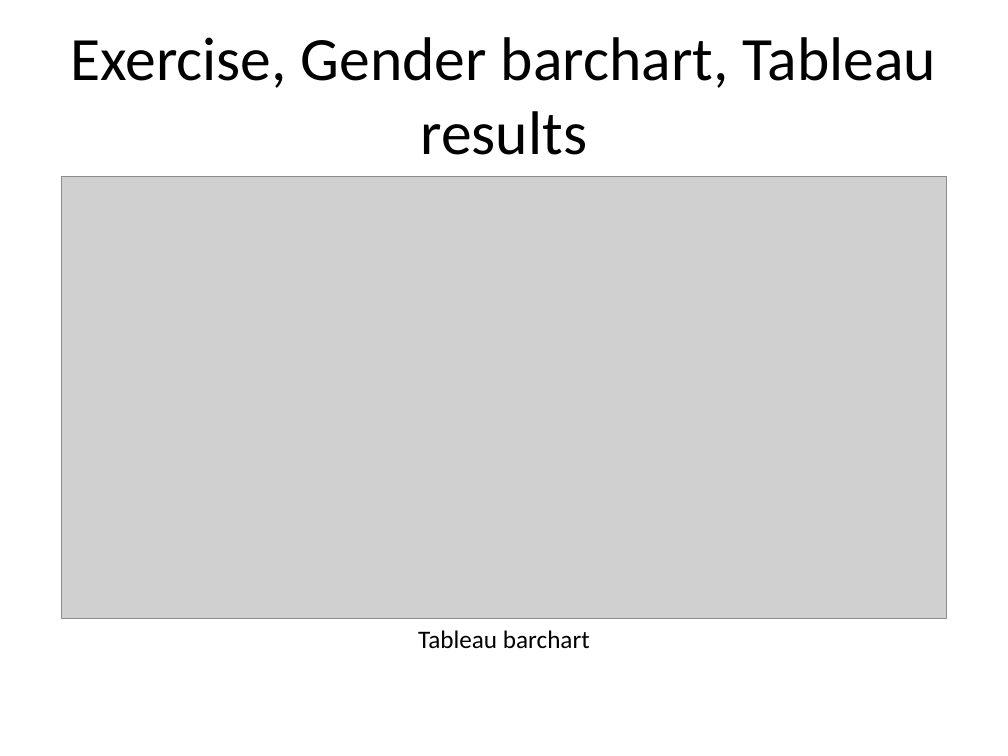
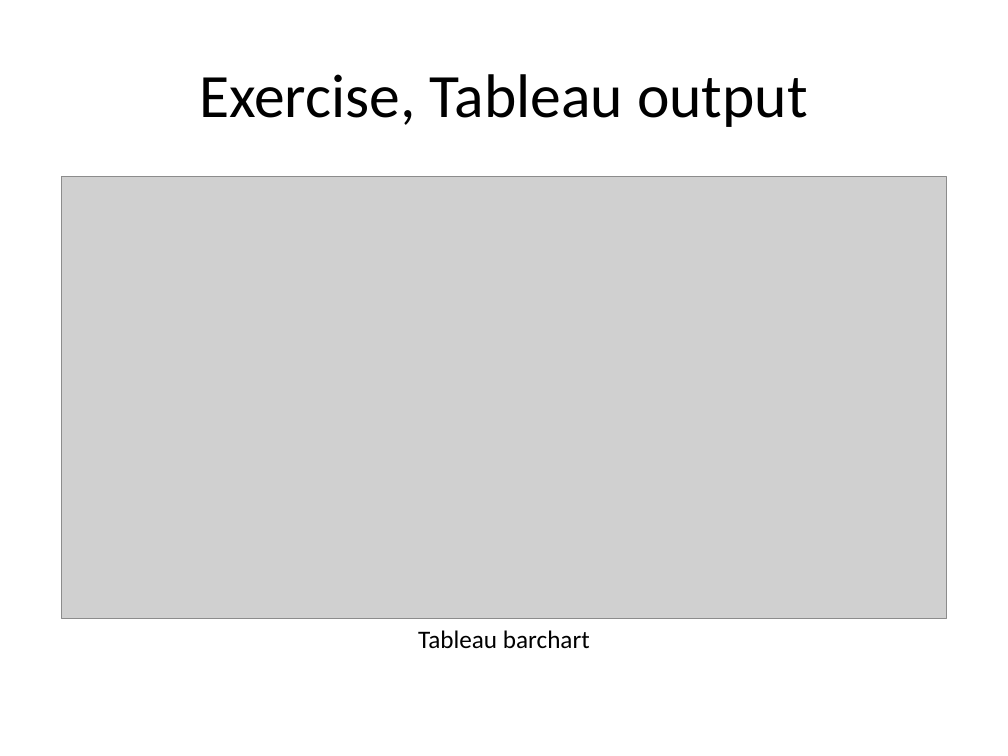
Before and after one commit to pmean/data-visualization, a slide deck: slide 7 of data-viz-02/component/exercise-gender-barchart.pptx (slide 8 before the commit). Drawn at 1008x756 pixels with LibreOffice and Linux fonts; fonts in the diff are those of the drawing; grey boxes stand for pictures. Boxes give left, top, right and bottom in pixels: in the first picture for what was removed or moved away, otherwise in the second. Text is boxed around its words. In the diff, an @@ line names an element or a change of style, - is before the commit and + after.

```diff
--- a/data-viz-02/component/exercise-gender-barchart.pptx
+++ b/data-viz-02/component/exercise-gender-barchart.pptx
@@ title at (x1=199, y1=74, x2=808, y2=127): text changed @@
-Exercise, Gender barchart, Tableau results
+Exercise, Tableau output
```
Also in this commit, not shown: 3 other slides changed, 1 slide added, 2 slides removed, 38 other files.
